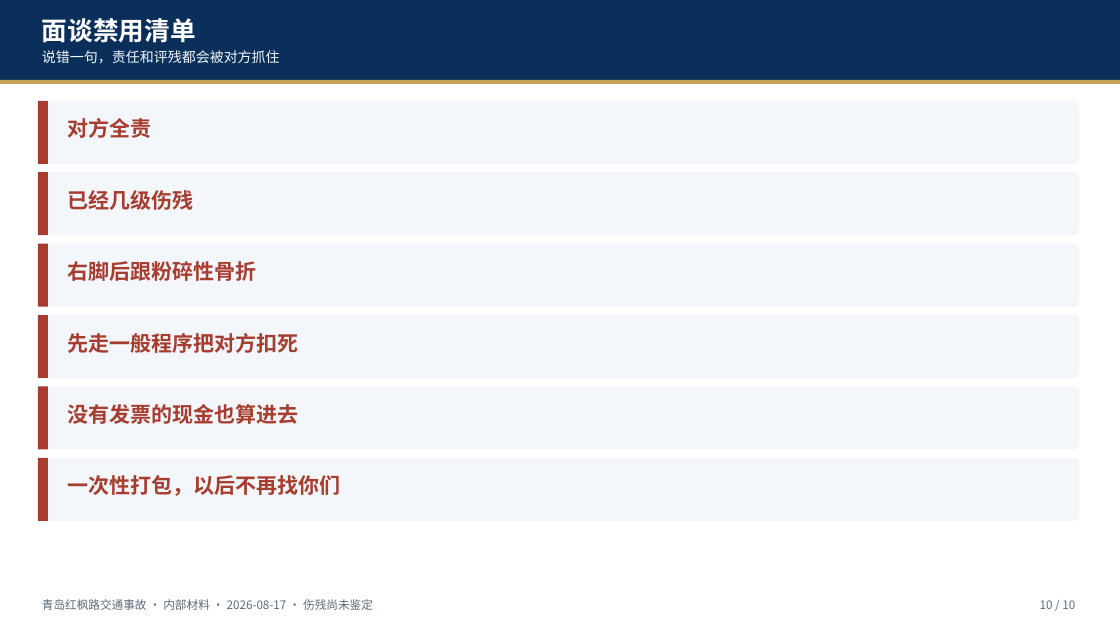
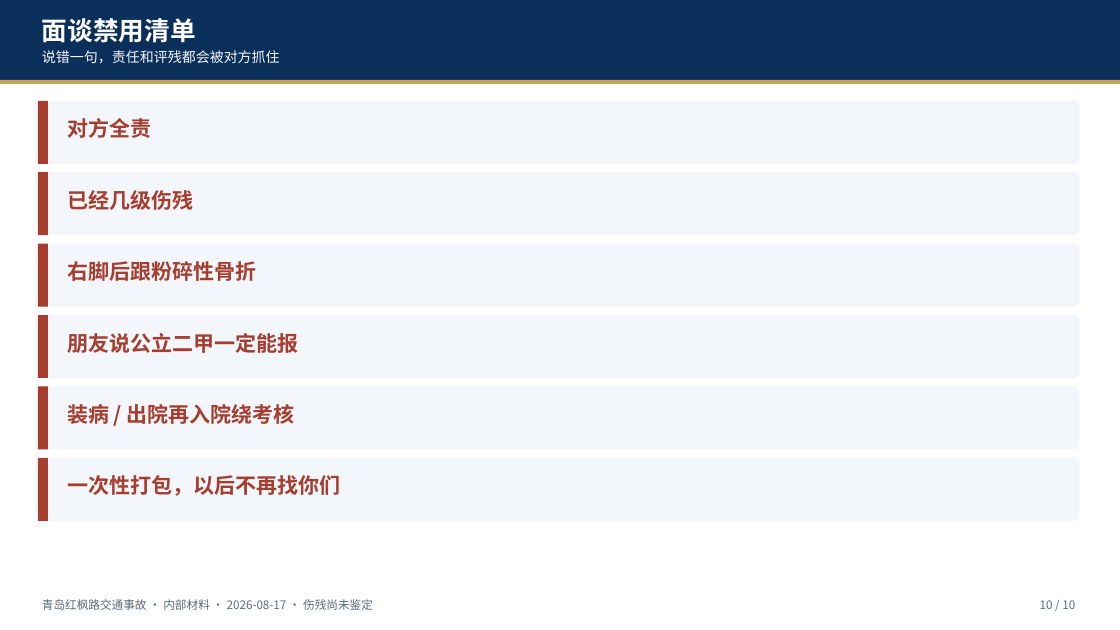
Before and after one commit to hujigang2010-maker/AIDEN, a slide deck: slide 10 of deliverables/青岛红枫路交通事故_伤情与伤残简报_20260817.pptx. Drawn at 1120x630 pixels with LibreOffice and Linux fonts; fonts in the diff are those of the drawing. Boxes give left, top, right and bottom in pixels: in the first picture for what was removed or moved away, otherwise in the second. Text is boxed around its words. In the diff, an @@ line names an element or a change of style, - is before the commit and + after.

```diff
--- a/deliverables/青岛红枫路交通事故_伤情与伤残简报_20260817.pptx
+++ b/deliverables/青岛红枫路交通事故_伤情与伤残简报_20260817.pptx
@@ text at <box>67,333,298,353</box>: text changed @@
-先走一般程序把对方扣死
+朋友说公立二甲一定能报
@@ text at <box>67,404,295,424</box>: text changed @@
-没有发票的现金也算进去
+装病 / 出院再入院绕考核
```
Also in this commit, not shown: 2 other slides changed, 8 other files.
